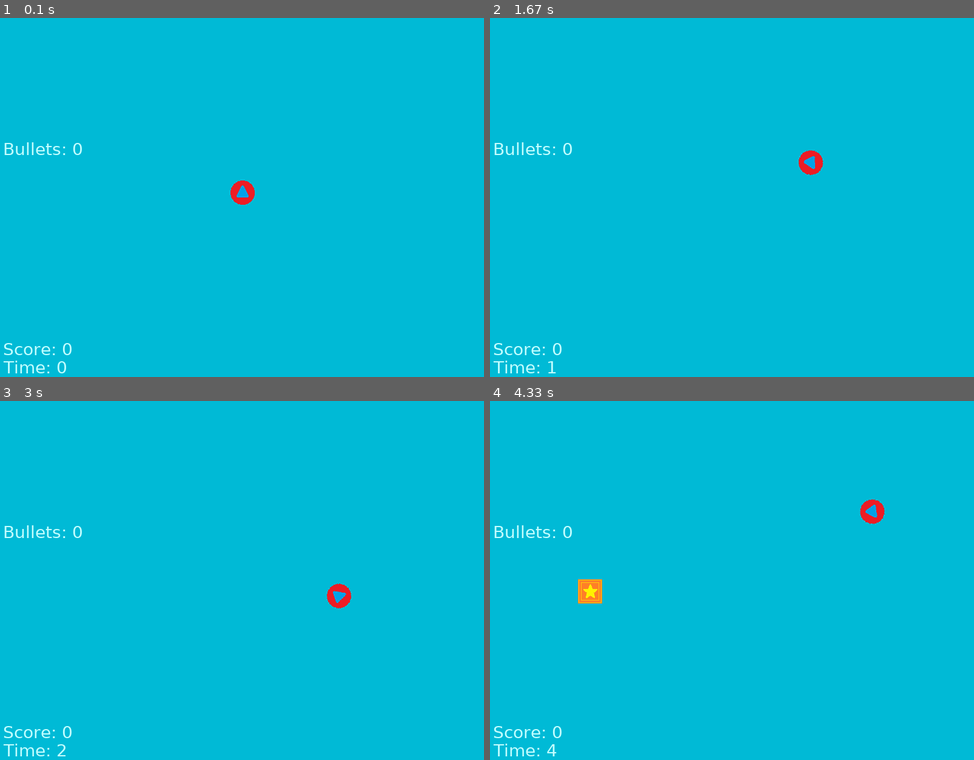
Above: before the commit, frames 1-4 (two rows, left to right).
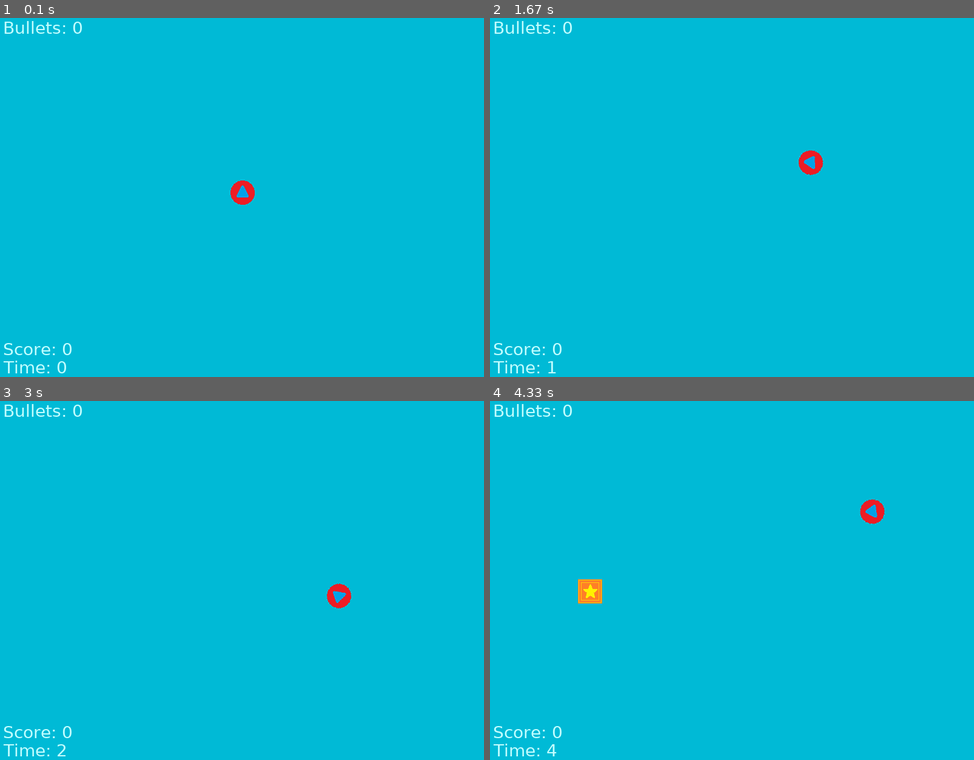
Above: after the commit, the same moments.

Repository: Swidnixx/Wstep-Pygame
Game: pygame game, started from main.py
Same seed, same stepped clock (60 frames per second), same inputs: the game is played once before the commit and once after it.
Inputs:
- Up to frame 1 (0.1 s): no input
- Up to frame 2 (1.67 s): tap Space at 0.33 s; hold D 0.67-1.13 s; hold W 1.17-1.47 s; hold D from 1.5 s (still down)
- Up to frame 3 (3 s): release D at 1.97 s; hold A 2-2.53 s; hold S 2.57-2.87 s; hold A from 2.9 s (still down)
- Up to frame 4 (4.33 s): release A at 3.3 s; hold W 3.33-3.7 s; hold D from 3.73 s (still down)

The runs differ from the first frame. In frame 1, 0.4% of the frame differs, in the area x 0-17%, y 0-39%; in frame 2, 0.4%; in frame 3, 0.4%; in frame 4, 0.4%.

Commit message:
Refaktor zmiennych do globals.py. Dzieki temu jest dostęp do najważniejszych zmiennych z innych skryptów. Użyłem na przykład zmiennej clock w playerze

Diff:
--- /dev/null
+++ b/globals.py
@@ -0,0 +1,11 @@
+import pygame
+
+SCREEN_WIDTH = 800
+SCREEN_HEIGHT = 600
+screen = pygame.display.set_mode((SCREEN_WIDTH, SCREEN_HEIGHT))
+
+#Timer
+clock = pygame.time.Clock()
+
+score = 0
+time = 0
--- a/main.py
+++ b/main.py
@@ -2,30 +2,17 @@
 from player import Player
 from pickups import PickupFactory
 from ui import TextDrawer
+from globals import *
 
 pygame.init() # Inicjalizacja modułu
-
-# Utworzenie okna o określonych wymiarach
-SCREEN_WIDTH = 800
-SCREEN_HEIGHT = 600
-screen = pygame.display.set_mode((SCREEN_WIDTH, SCREEN_HEIGHT))
-
-#Timer
-clock = pygame.time.Clock()
-
-# Nadanie nazwy oknu
 pygame.display.set_caption('Pierwsza Gra')
+spawn_event = pygame.USEREVENT
+pygame.time.set_timer(spawn_event, 3000)
 
 #obiekty gry
 player = Player(SCREEN_WIDTH//2, SCREEN_HEIGHT//2)
 pickup_factory = PickupFactory(SCREEN_WIDTH, SCREEN_HEIGHT)
-text_drawer = TextDrawer()
-
-spawn_event = pygame.USEREVENT
-pygame.time.set_timer(spawn_event, 3000)
-
-score = 0
-time = 0
+text_drawer = TextDrawer(screen)
 
 # Zmienna określająca, czy należy zamknąć okno
 game_status = True
@@ -52,9 +39,10 @@
     for p in pickup_factory.pickups:
         screen.blit(p.img, p.rect)
 
-    text_drawer.draw_text_main(screen, f'Score: {score}', (5, SCREEN_HEIGHT - 70), (196, 254, 255))
-    text_drawer.draw_text_main(screen, f'Time: {time//1000}', (5, SCREEN_HEIGHT - 40), (196, 254, 255))
-    text_drawer.draw_text_main(screen, f'Bullets: {len(player.bullets)}', (5, SCREEN_HEIGHT - 400), (196, 254, 255))
+    #UI
+    text_drawer.draw_text_main(f'Score: {score}', (5, SCREEN_HEIGHT - 70), (196, 254, 255))
+    text_drawer.draw_text_main(f'Time: {time//1000}', (5, SCREEN_HEIGHT - 40), (196, 254, 255))
+    text_drawer.draw_text_main(f'Bullets: {len(player.bullets)}', (5, 0), (196, 254, 255))
 
     pygame.display.update() # Odświeżenie wyświetlanego okna
     clock.tick(60)
--- a/player.py
+++ b/player.py
@@ -1,5 +1,6 @@
 import pygame
 from pygame import Vector2
+from globals import clock
 
 class Player:
     def __init__(self, x, y, speed = 2):
@@ -13,12 +14,16 @@
         self.rotation_speed = 4
 
         self.bullets = []
+        self.shoot_cooldown = 150
+        self.time_since_shot = 0
 
     def update(self, keys):
         self.keys = keys
         self.current_speed = self.speed
         self.steer()
         self.move()
+
+        self.time_since_shot += clock.get_time()
 
     def steer(self):
         if self.keys[pygame.K_d]:
@@ -50,7 +55,9 @@
                 self.bullets.pop(i)
 
     def shoot(self):
-        self.bullets.append( Bullet(self.position, self.rotation) )
+        if self.time_since_shot > self.shoot_cooldown:
+            self.bullets.append( Bullet(self.position, self.rotation) )
+            self.time_since_shot = 0
 
     def draw(self, screen):
         screen.blit(self.img, self.rect)
--- a/ui.py
+++ b/ui.py
@@ -1,9 +1,10 @@
 import pygame
 
 class TextDrawer:
-    def __init__(self):
+    def __init__(self, screen,):
+        self.screen = screen
         self.main_font = pygame.font.SysFont("Verdana", 28)
 
-    def draw_text_main(self, screen, text, position, color=(0,0,0)):
+    def draw_text_main(self, text, position, color=(0,0,0)):
         text = self.main_font.render(text, True, color)
-        screen.blit(text, position)
+        self.screen.blit(text, position)
